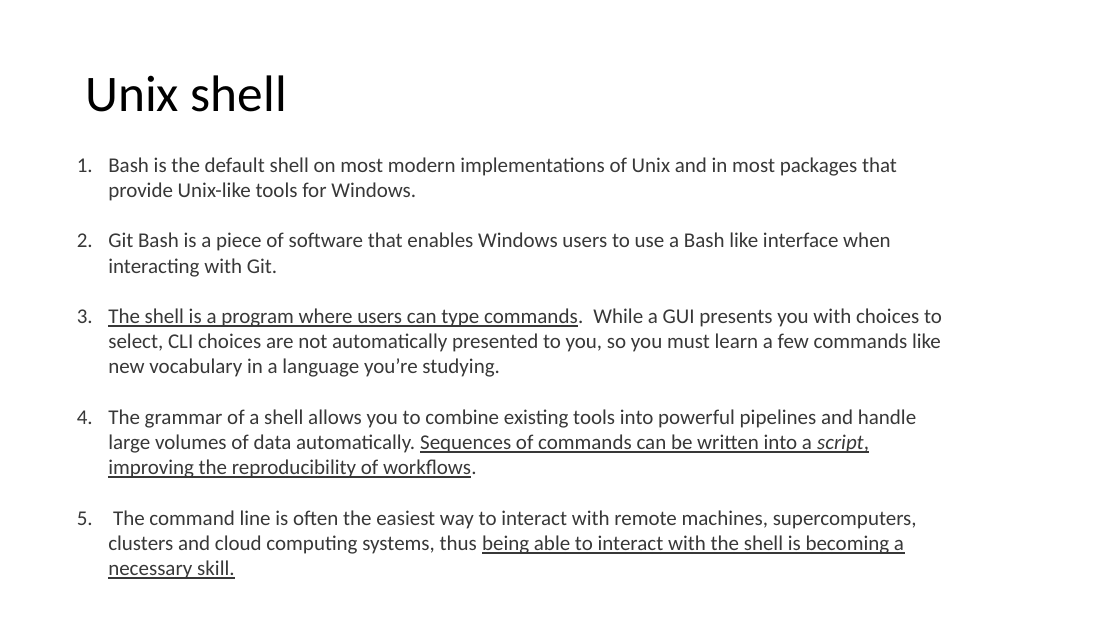
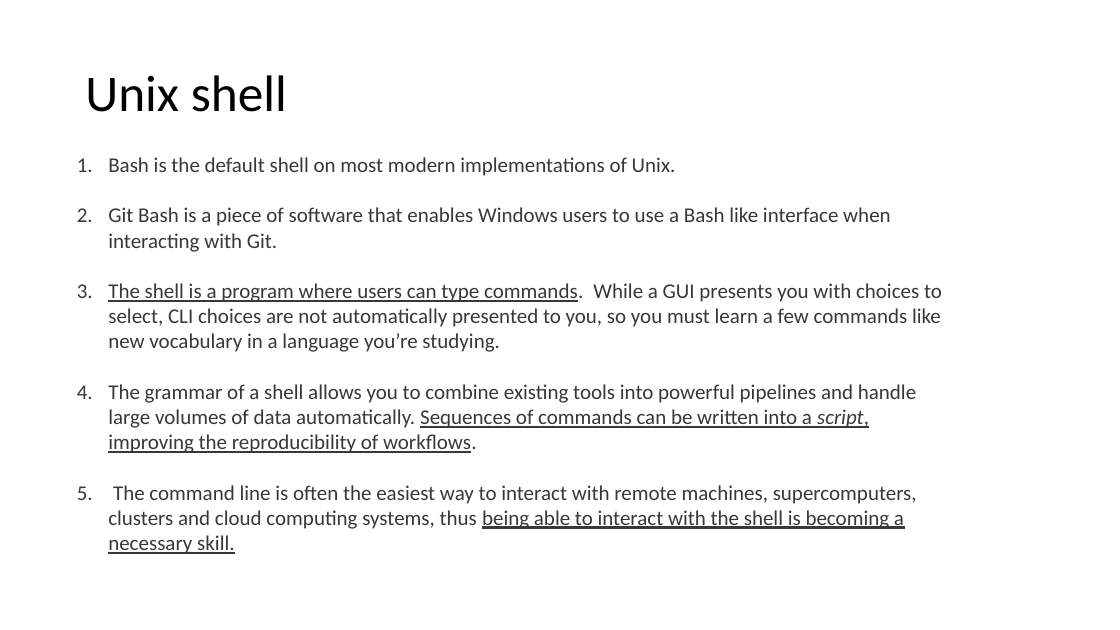
Before and after one commit to leilaicruz/Git4TUmembers_lesson, a slide deck: slide 5 of Unix Introduction (day 1).pptx. Drawn at 1120x630 pixels with LibreOffice and Linux fonts; fonts in the diff are those of the drawing. Boxes give left, top, right and bottom in pixels: in the first picture for what was removed or moved away, otherwise in the second. Text is boxed around its words. In the diff, an @@ line names an element or a change of style, - is before the commit and + after.

```diff
--- a/Unix Introduction (day 1).pptx
+++ b/Unix Introduction (day 1).pptx
@@ text at <box>108,157,676,176</box>: text changed @@
-1. Bash is the default shell on most modern implementations of Unix and in most packages that provide Unix-like tools for Windows.
+1. Bash is the default shell on most modern implementations of Unix.
```
Also in this commit, not shown: 1 other slide changed, 4 other files.
